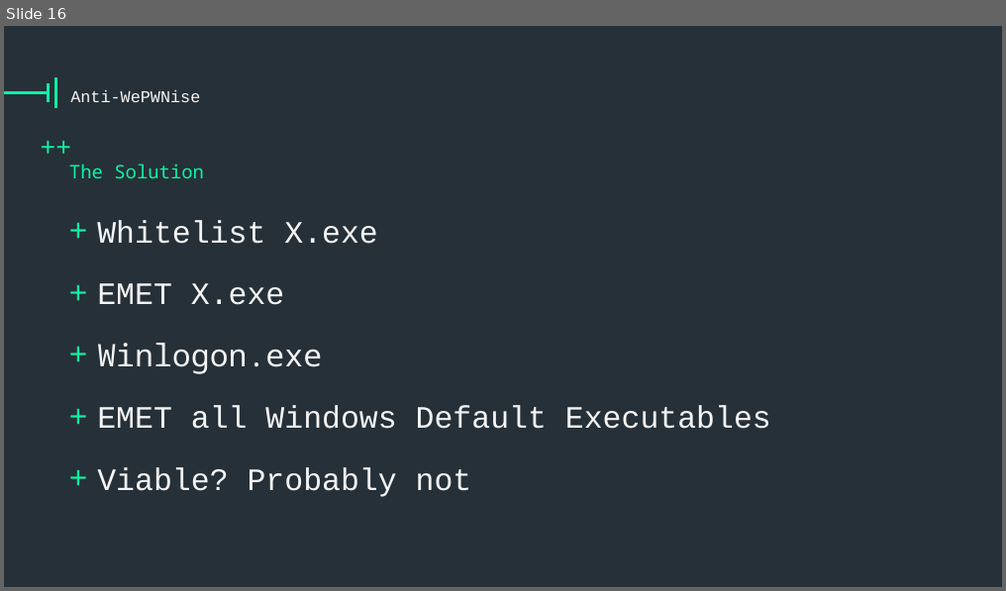
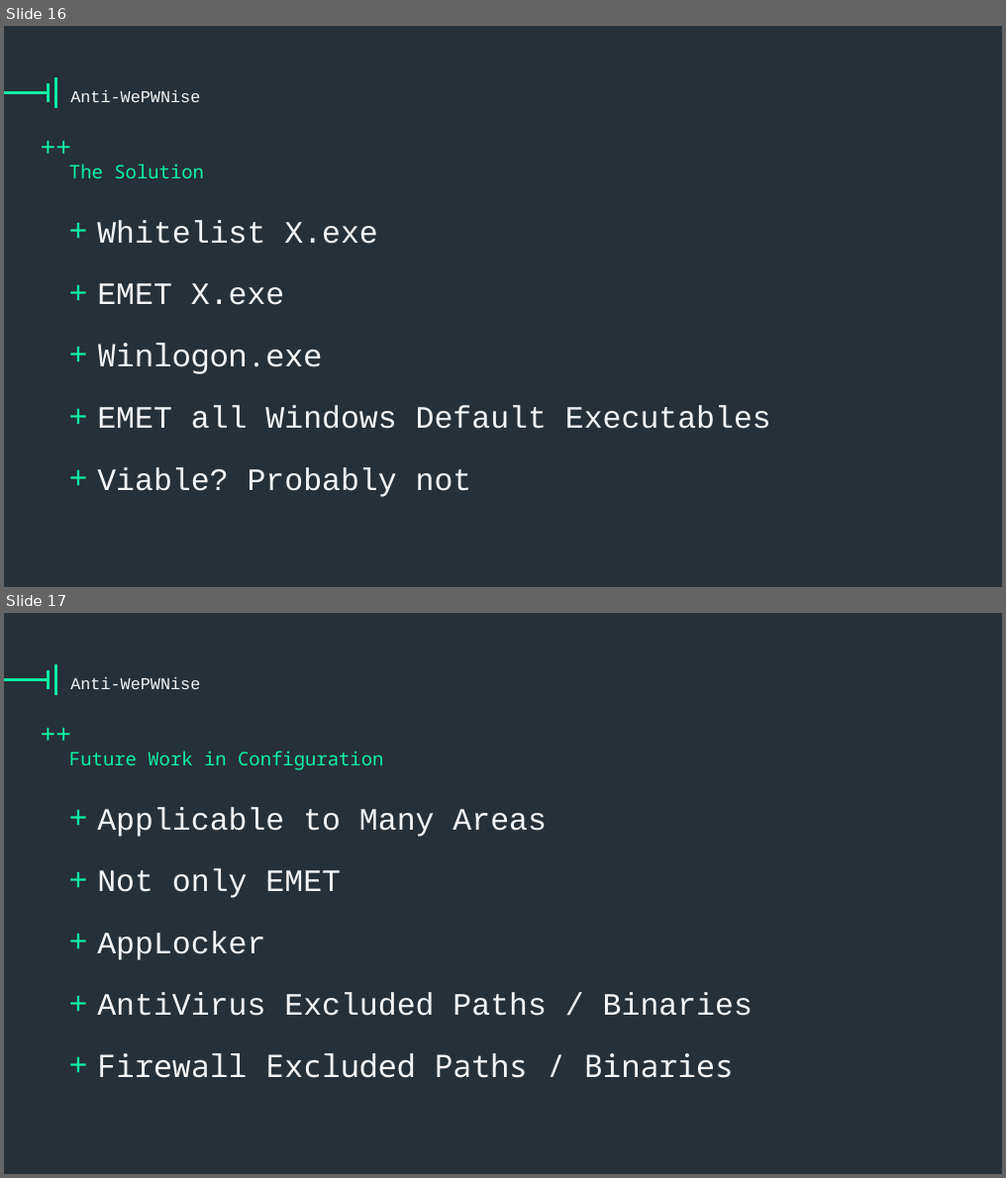
Before and after one commit to vysec/wepwnise-presentation, a slide deck: one-template-to-rule-them-all_emet-part.pptx. Shown one above the other, each under a label of ours: slide 16 before the commit, slides 16 and 17 after it. The pictures are 1006x591 and 1006x1178 pixels, drawn with LibreOffice and Linux fonts; fonts in the diff are those of the drawing; background and template pictures are left out. Boxes give left, top, right and bottom in pixels: in the first picture for what was removed or moved away, otherwise in the second. Text is boxed around its words. In the diff, an @@ line names an element or a change of style, - is before the commit and + after.

```diff
--- a/one-template-to-rule-them-all_emet-part.pptx
+++ b/one-template-to-rule-them-all_emet-part.pptx
@@ slide 17 added at [4, 613, 1002, 1174], background #263038; not listed: 4 template elements that a slide beside it also shows @@
@@ title added at [70, 677, 200, 689], 32 pt, text #F5F5F5 @@
+Anti-WePWNise
@@ text added at [69, 751, 383, 770], 36 pt, text #0DF2A3 @@
+Future Work in Configuration
@@ text added at [97, 807, 752, 1078], 60 pt, text #F5F5F5 @@
++ Applicable to Many Areas
++ Not only EMET
++ AppLocker
++ AntiVirus Excluded Paths / Binaries
++ Firewall Excluded Paths / Binaries
```
Also in this commit, not shown: 2 slides changed, 1 other slide added.
